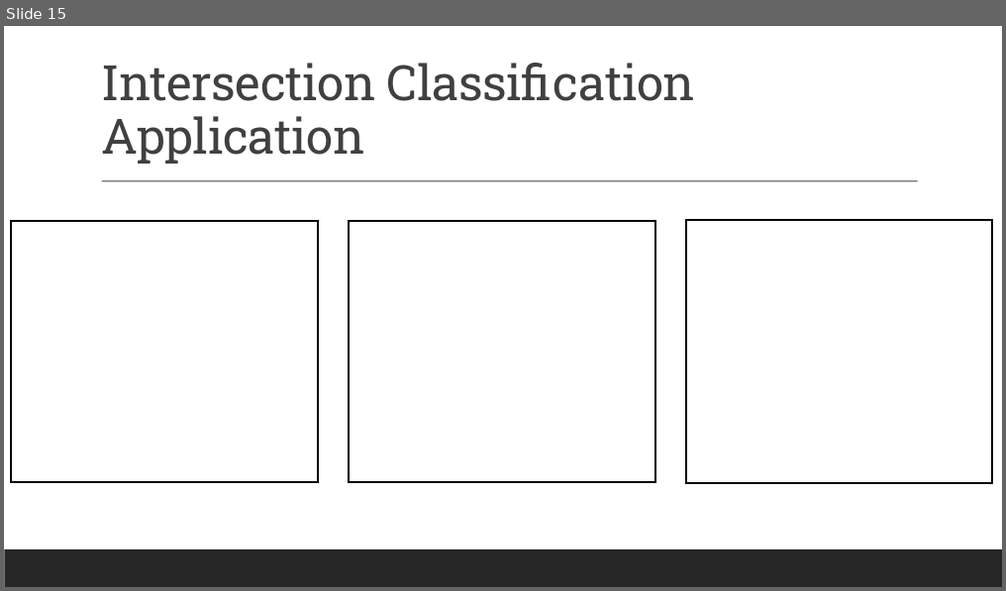
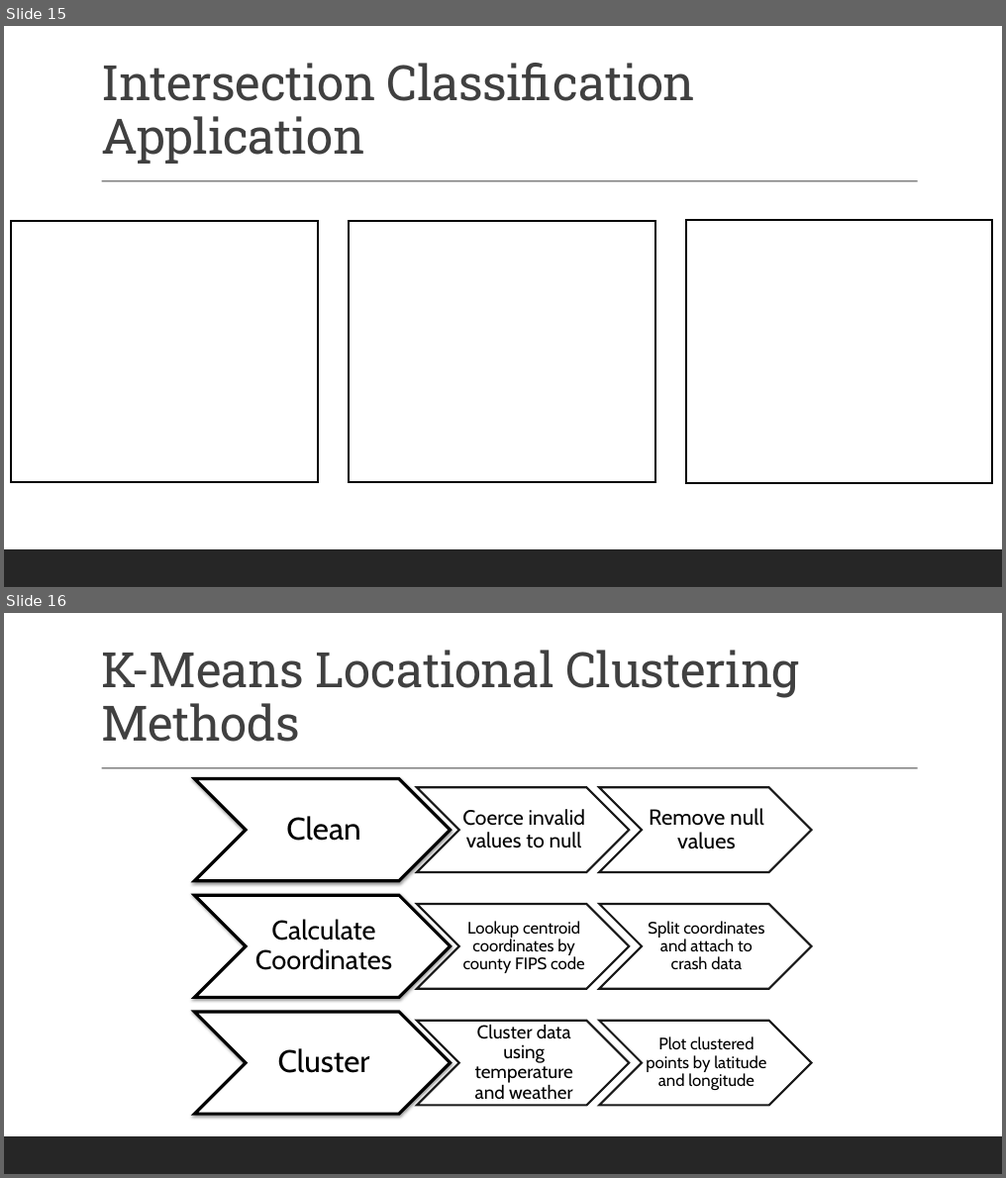
Before and after one commit to siegfrkn/csci5502-datamining-summer2022-group17, a slide deck: Group17_AnalysisOfTheEffectsOfRegulationOnRailroadSafety_Part6.pptx. Shown one above the other, each under a label of ours: slide 15 before the commit, slides 15 and 16 after it. The pictures are 1006x591 and 1006x1178 pixels, drawn with LibreOffice and Linux fonts; fonts in the diff are those of the drawing. Boxes give left, top, right and bottom in pixels: in the first picture for what was removed or moved away, otherwise in the second. Text is boxed around its words. In the diff, an @@ line names an element or a change of style, - is before the commit and + after.

Commit message:
location slides

```diff
--- a/Group17_AnalysisOfTheEffectsOfRegulationOnRailroadSafety_Part6.pptx
+++ b/Group17_AnalysisOfTheEffectsOfRegulationOnRailroadSafety_Part6.pptx
@@ slide 16 added at (4, 613, 1002, 1174), background #FFFFFF; not listed: 2 template elements that a slide beside it also shows @@
@@ title added at (101, 650, 799, 742), 47 pt, text #404040 @@
+K-Means Locational Clustering Methods
@@ group added at (195, 779, 811, 1115): 9 chevrons @@
+Clean
+Coerce invalid values to null
+Remove null values
+Calculate Coordinates
+Lookup centroid coordinates by county FIPS code
+Split coordinates and attach to crash data
+Cluster
+Cluster data using temperature and weather
+Plot clustered points by latitude and longitude
```
Also in this commit, not shown: 4 slides changed, 3 other slides added.
